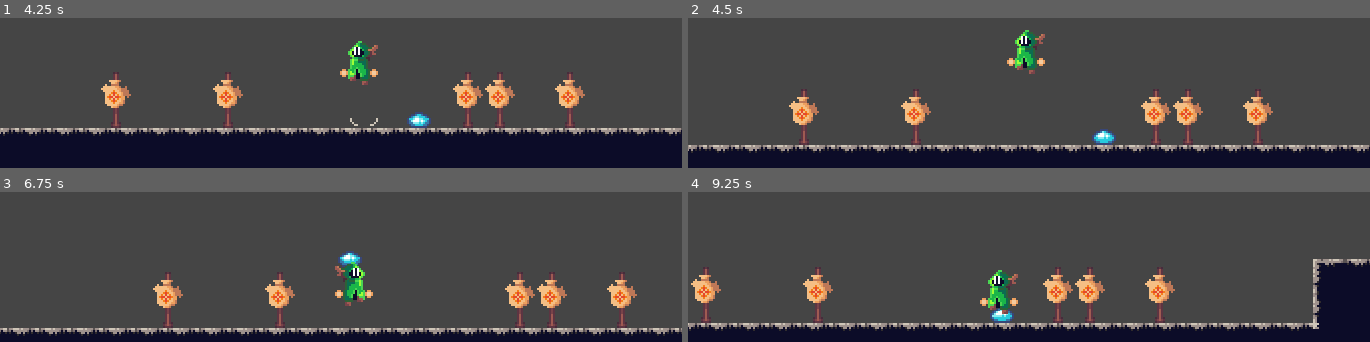
Above: before the commit, frames 1-4 (two rows, left to right).
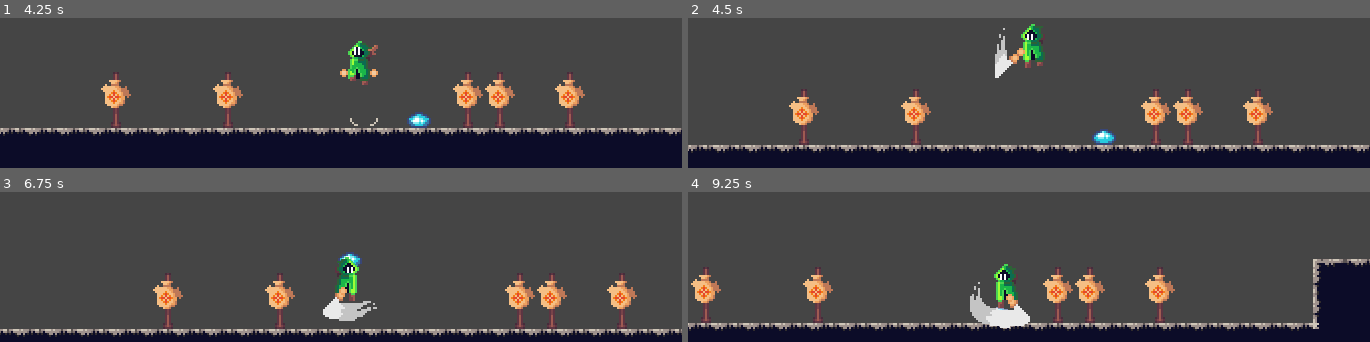
Above: after the commit, the same moments.

Repository: KrzysztofStaron/actionPlatformer
Game: Godot game, scene res://scenes/game.tscn
The game is run twice, just before and just after one commit, with the same random seed, the same clock (stepped at 60 frames per second) and the same inputs.
Inputs (mouse positions are in pixels of both pictures, inside the frame that each line leads up to):
- Up to frame 1 (4.25 s): move the mouse to (outside the picture) at 0.52 s; press the mouse at (outside the picture) at 0.53 s; hold D (move_right) 0.53-1.28 s; tap Space (jump) at 0.77, 1.07, 1.52, 1.55, 1.82, 3.02, 3.32, 3.77, 3.8, 4.07 s; tap Ctrl (walk) at 0.8, 1.35, 3.05 s; move the mouse to (outside the picture) at 1.27 s; release the mouse at (outside the picture) at 1.28 s; hold A (move_left) 1.28-2.03 s; move the mouse to (outside the picture) at 2.02 s; hold Space (jump) 2.03-2.78 s; hold D (move_right) 2.03-3.53 s; click (outside the picture) at 2.3 s; move the mouse to (306, 52) at 2.77 s; click (306, 52) at 2.85 s; move the mouse to (545, 33) at 3.52 s; hold A (move_left) from 3.53 s (still down); hold Ctrl (walk) from 3.53 s (still down)
- Up to frame 2 (4.5 s): keep holding A (move_left); move the mouse to (outside the picture) at 4.27 s; release Ctrl (walk) at 4.28 s; click (outside the picture) at 4.35 s
- Up to frame 3 (6.75 s): tap Space (jump) at 4.52, 4.82, 5.85, 6.02, 6.32 s; move the mouse to (outside the picture) at 5.02 s; hold Ctrl (walk) 5.03-5.78 s; move the mouse to (outside the picture) at 5.77 s; release A (move_left) at 5.78 s; hold D (move_right) from 5.78 s (still down); move the mouse to (outside the picture) at 6.52 s; press the mouse at (outside the picture) at 6.53 s
- Up to frame 4 (9.25 s): tap Space (jump) at 6.77, 7.07, 7.52, 7.82, 8.3, 9.02 s; move the mouse to (outside the picture) at 7.27 s; release the mouse at (outside the picture) at 7.28 s; tap Ctrl (walk) at 7.35, 8.85 s; move the mouse to (outside the picture) at 8.02 s; release D (move_right) at 8.03 s; press the mouse at (outside the picture) at 8.03 s; hold A (move_left) from 8.03 s (still down); move the mouse to (994, 226) at 8.77 s; release the mouse at (994, 226) at 8.78 s; click (994, 226) at 9.05 s

Frame 1 is identical in both runs. In frame 2, 1.4% of the frame differs, in the area x 45-53%, y 4-40%; in frame 3, 4.7%, in the area x 0-100%, y 39-97%; in frame 4, 2.1%.

Commit message:
air atack work!! a bit

Diff:
--- a/player/animationState.tres
+++ b/player/animationState.tres
@@ -1,7 +1,7 @@
 [gd_resource type="AnimationNodeStateMachine" load_steps=28 format=2]
 
 [sub_resource type="AnimationNodeAnimation" id=65]
-animation = "airSworkAtack"
+animation = "airSwordAtack"
 
 [sub_resource type="AnimationNodeAnimation" id=53]
 animation = "death"
@@ -66,8 +66,8 @@
 auto_advance = true
 
 [resource]
-states/airSworkAtack/node = SubResource( 65 )
-states/airSworkAtack/position = Vector2( 552, 24.9681 )
+states/airSwordAtack/node = SubResource( 65 )
+states/airSwordAtack/position = Vector2( 552, 24.9681 )
 states/death/node = SubResource( 53 )
 states/death/position = Vector2( 97, 209 )
 states/idle/node = SubResource( 34 )
@@ -80,7 +80,7 @@
 states/swordAtack/position = Vector2( 681, 127 )
 states/walk/node = SubResource( 40 )
 states/walk/position = Vector2( 492, 342 )
-transitions = [ "idle", "run", SubResource( 41 ), "run", "id …(589 unchanged characters)… le", SubResource( 64 ), "jump", "airSworkAtack", SubResource( 66 ), "airSworkAtack", "idle", SubResource( 67 ) ]
+transitions = [ "idle", "run", SubResource( 41 ), "run", "id …(589 unchanged characters)… le", SubResource( 64 ), "jump", "airSwordAtack", SubResource( 66 ), "airSwordAtack", "idle", SubResource( 67 ) ]
 start_node = "idle"
 end_node = "death"
 graph_offset = Vector2( -16, 21.8536 )
--- a/player/player.tscn
+++ b/player/player.tscn
@@ -102,9 +102,9 @@
 }
 
 [sub_resource type="Animation" id=63]
-resource_name = "airSworkAtack"
+resource_name = "airSwordAtack"
 length = 0.3
-step = 0.05
+step = 0.06
 tracks/0/type = "value"
 tracks/0/path = NodePath("Sprite:texture")
 tracks/0/interp = 1
@@ -148,7 +148,7 @@
 tracks/3/imported = false
 tracks/3/enabled = true
 tracks/3/keys = {
-"times": PoolRealArray( 0, 0.05, 0.1, 0.15, 0.2 ),
+"times": PoolRealArray( 0, 0.06, 0.12, 0.18, 0.24 ),
 "transitions": PoolRealArray( 1, 1, 1, 1, 1 ),
 "update": 1,
 "values": [ 0, 1, 2, 3, 4 ]
@@ -160,7 +160,7 @@
 tracks/4/imported = false
 tracks/4/enabled = true
 tracks/4/keys = {
-"times": PoolRealArray( 0.1 ),
+"times": PoolRealArray( 0.12 ),
 "transitions": PoolRealArray( 1 ),
 "values": [ {
 "args": [  ],
@@ -174,7 +174,7 @@
 tracks/5/imported = false
 tracks/5/enabled = true
 tracks/5/keys = {
-"times": PoolRealArray( 0.05, 0.2 ),
+"times": PoolRealArray( 0.06, 0.24 ),
 "transitions": PoolRealArray( 1, 1 ),
 "update": 1,
 "values": [ PoolVector2Array( -5.20591, 3.91042, -3.27018, 0, 7.95708, -4.6214, 7.56993, 3.91042, -0.560152, 4.97689 ), PoolVector2Array( 0, 0, 0, 0, 0, 0 ) ]
@@ -186,7 +186,7 @@
 tracks/6/imported = false
 tracks/6/enabled = true
 tracks/6/keys = {
-"times": PoolRealArray( 0.05 ),
+"times": PoolRealArray( 0.06 ),
 "transitions": PoolRealArray( 1 ),
 "update": 0,
 "values": [ Vector2( 2.583, 2.813 ) ]
@@ -198,7 +198,7 @@
 tracks/7/imported = false
 tracks/7/enabled = true
 tracks/7/keys = {
-"times": PoolRealArray( 0.05 ),
+"times": PoolRealArray( 0.06 ),
 "transitions": PoolRealArray( 1 ),
 "update": 0,
 "values": [ Vector2( -5.55313, 4 ) ]
@@ -765,7 +765,7 @@
 
 [node name="playerAnimations" type="AnimationPlayer" parent="."]
 anims/RESET = SubResource( 51 )
-anims/airSworkAtack = SubResource( 63 )
+anims/airSwordAtack = SubResource( 63 )
 anims/death = SubResource( 52 )
 anims/fall = SubResource( 59 )
 anims/idle = SubResource( 27 )
